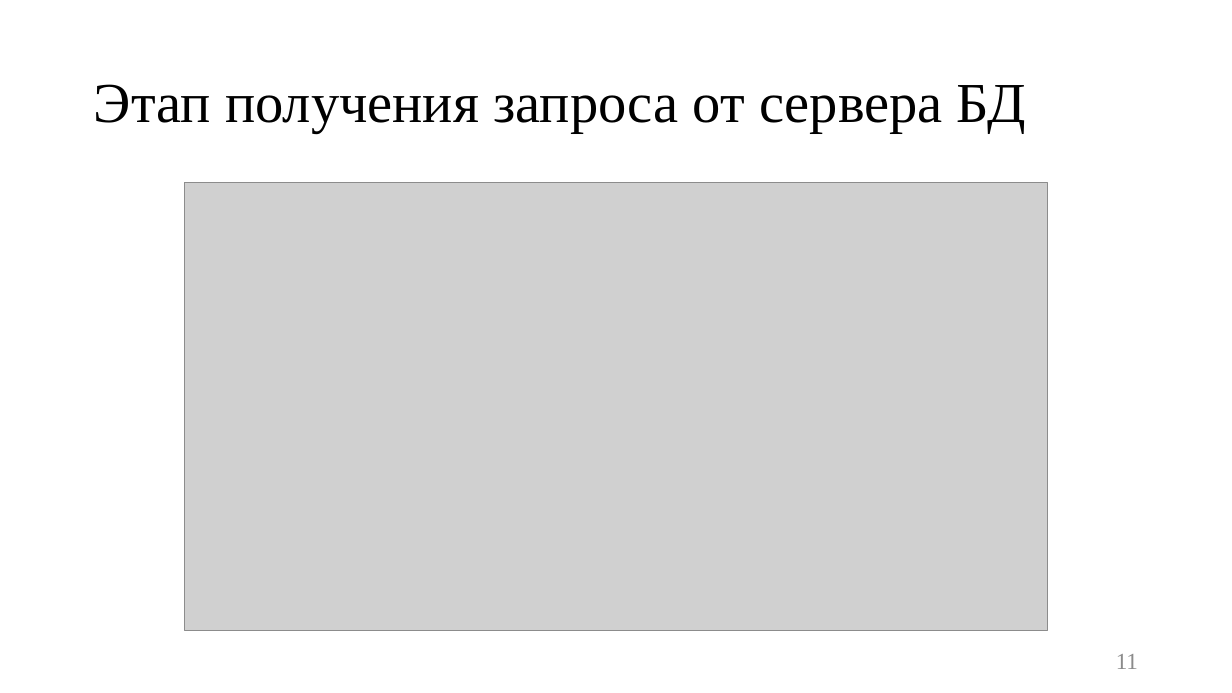
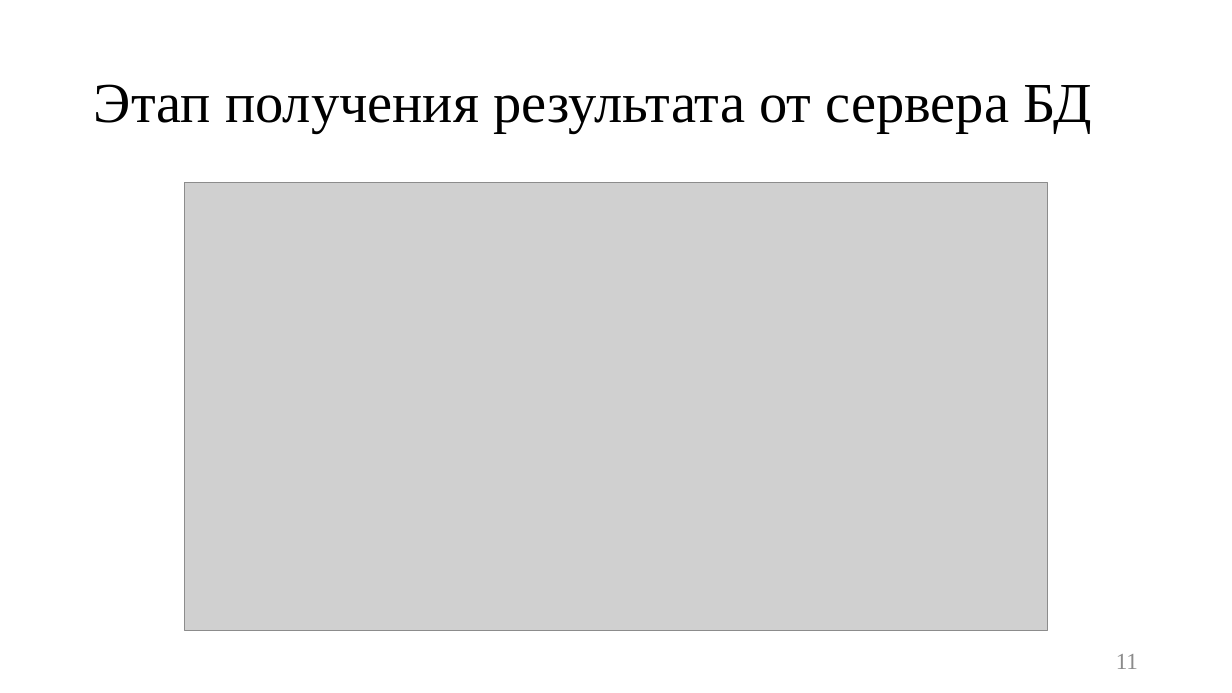
Before and after one commit to platosha-git/Diplom-theory, a slide deck: slide 11 of Презентация.pptx. Drawn at 1232x693 pixels with LibreOffice and Linux fonts; fonts in the diff are those of the drawing; grey boxes stand for pictures. Boxes give left, top, right and bottom in pixels: in the first picture for what was removed or moved away, otherwise in the second. Text is boxed around its words. In the diff, an @@ line names an element or a change of style, - is before the commit and + after.

```diff
--- a/Презентация.pptx
+++ b/Презентация.pptx
@@ title at [94,84,1092,133]: text changed @@
-Этап получения запроса от сервера БД
+Этап получения результата от сервера БД
```
Also in this commit, not shown: 4 other slides changed, 10 other files.
